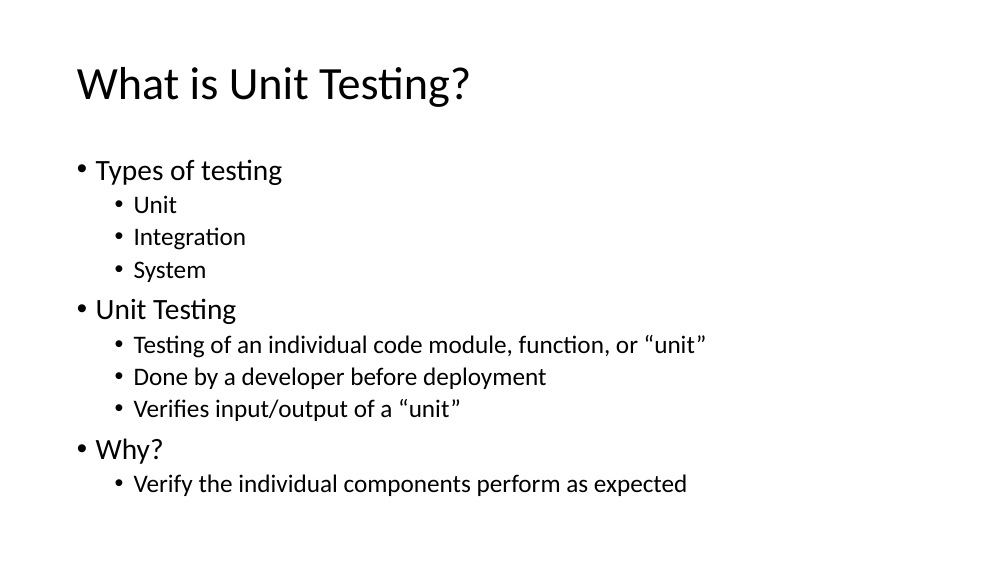
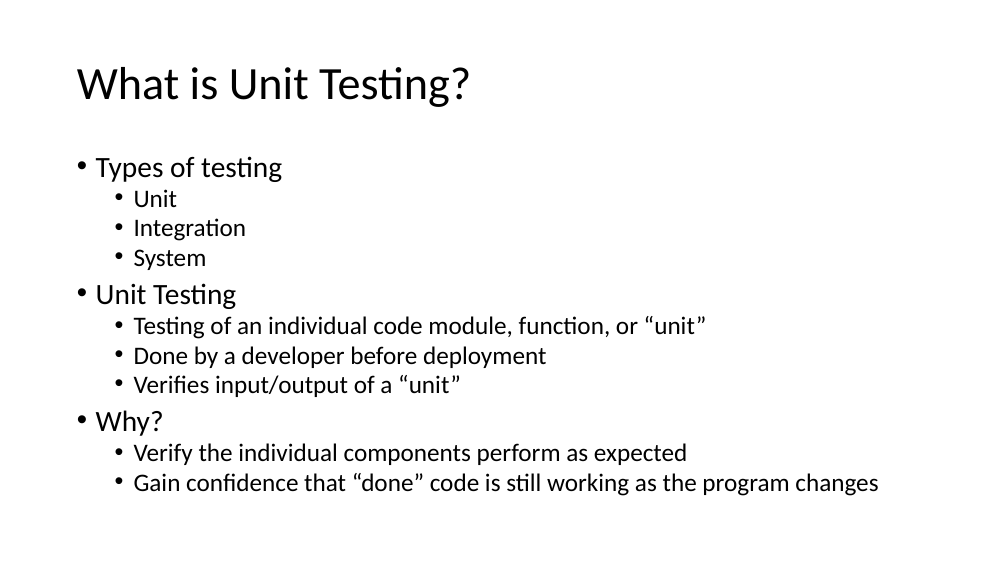
Before and after one commit to donaldsawyer/Demos, a slide deck: slide 2 of tcrug/unit_testing/tcrug_runit_2016_01_21.pptx. Drawn at 1008x567 pixels with LibreOffice and Linux fonts; fonts in the diff are those of the drawing. Boxes give left, top, right and bottom in pixels: in the first picture for what was removed or moved away, otherwise in the second. Text is boxed around its words. In the diff, an @@ line names an element or a change of style, - is before the commit and + after.

```diff
--- a/tcrug/unit_testing/tcrug_runit_2016_01_21.pptx
+++ b/tcrug/unit_testing/tcrug_runit_2016_01_21.pptx
@@ text at box(96, 156, 707, 465): line spacing 0.9 to 0.8 @@
@@ text at box(134, 473, 878, 496): paragraph added @@
+  • Gain confidence that “done” code is still working as the program changes
```
Also in this commit, not shown: 4 other slides changed, 3 slides added, 6 other files.
